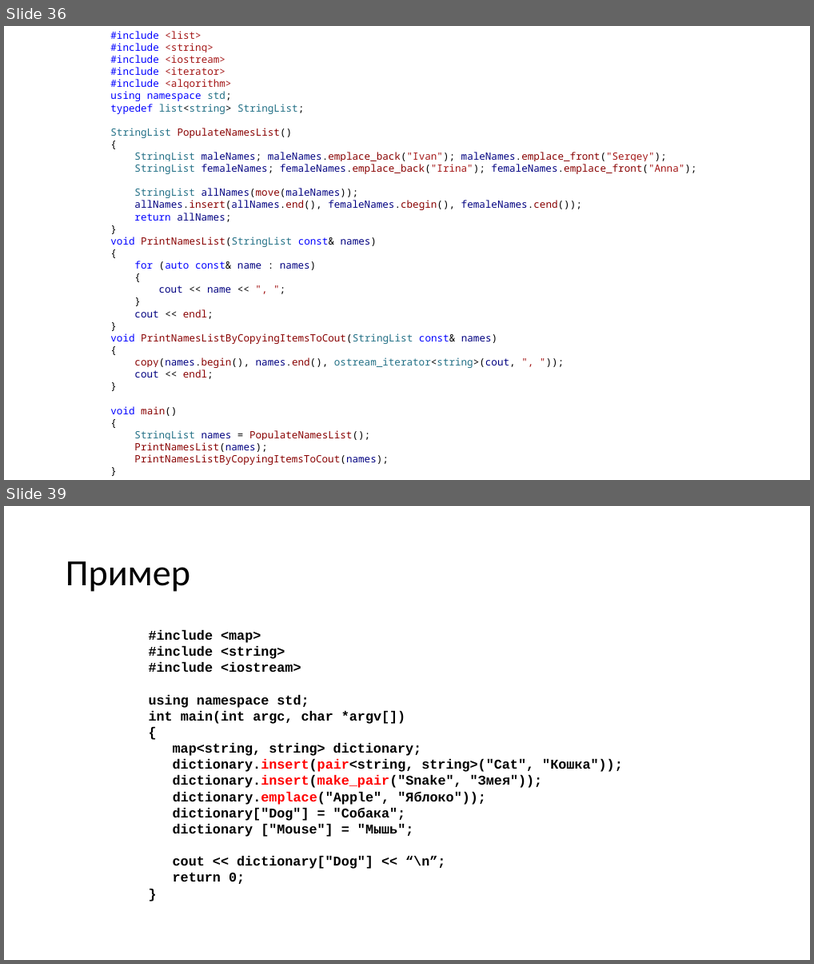
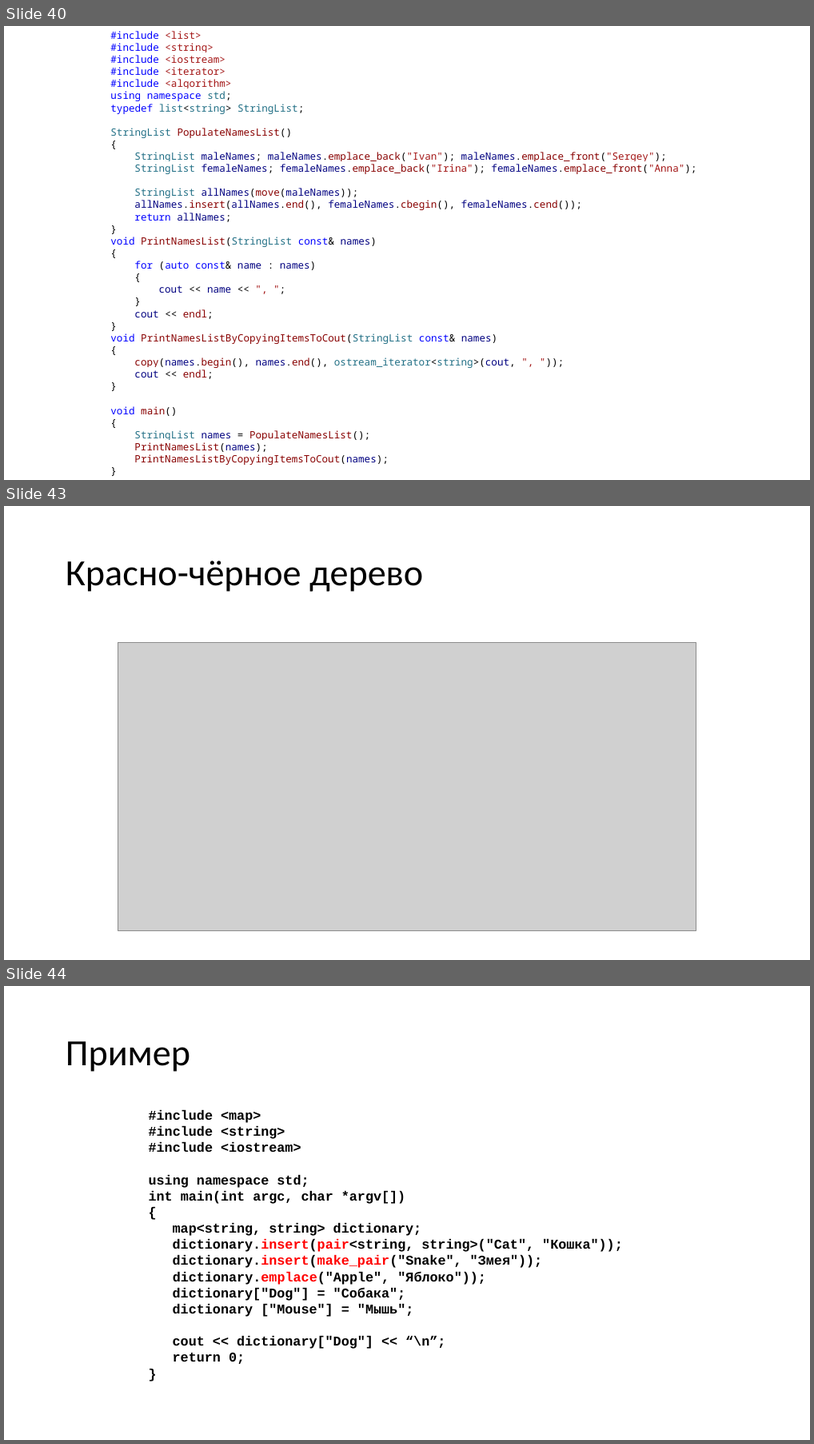
Before and after one commit to alexey-malov/oop, a slide deck: lectures/01/Стандартная библиотека.pptx. Shown one above the other, each under a label of ours: slides 36 and 39 before the commit, slides 40, 43 and 44 after it; the slides between them are not shown. The pictures are 814x964 and 814x1444 pixels, drawn with LibreOffice and Linux fonts; fonts in the diff are those of the drawing; grey boxes stand for pictures. Boxes give left, top, right and bottom in pixels: in the first picture for what was removed or moved away, otherwise in the second. Text is boxed around its words. In the diff, an @@ line names an element or a change of style, - is before the commit and + after.

```diff
--- a/lectures/01/Стандартная библиотека.pptx
+++ b/lectures/01/Стандартная библиотека.pptx
@@ slide 43 added at [4,506,810,960], background #FFFFFF @@
@@ title added at [66,560,423,592], 44 pt, text #000000 @@
+Красно-чёрное дерево
@@ picture added at [118,642,697,930] @@
@@ what was slide 36 is now slide 40 @@
@@ what was slide 39 is now slide 44 @@
```
Also in this commit, not shown: 9 slides changed, 10 other slides added, 2 slides removed.
